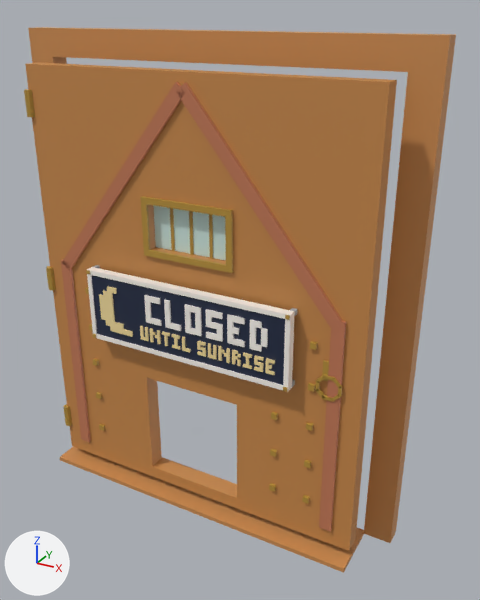
A saved change to the FBX model assets/cat-cafe/exports/CatCafe_Door_ArchGate_Back.fbx.
Both versions are drawn from a 50 mm camera at (0.0539, -0.0828, 0.0825) aimed at (0.0059, 0.0045, 0.0389). The axes (+X, +Y, +Z) are drawn at lower left. The lights are the same throughout. The first picture is the older version. Where no turn or scale is listed for an object, it has been applied to the vertices.

In view in the first picture: 'CatCafe_Door_ArchGate_Back', 'CatCafe_Door_ArchGate_Back_Leaf', 'CatCafe_Door_ArchGate_Back_Leaf_Glass', 'CatCafe_Door_ArchGate_Back_Sign', 'CatCafe_Door_ArchGate_Back_Sign_Bulb'.
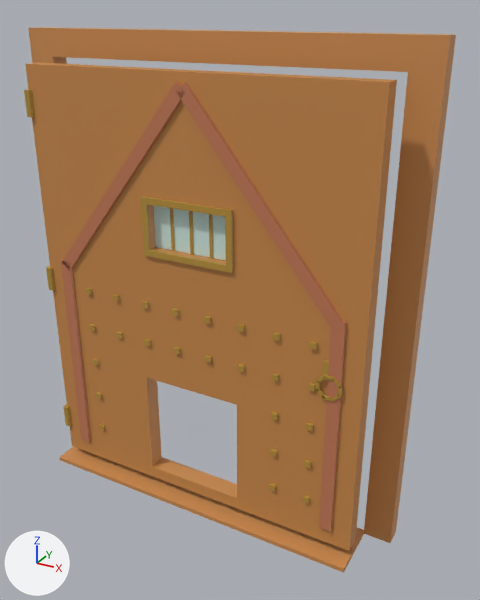
Boxes (x1, y1, x2, y2) around the edits, measured in the pictures (480 x 600 px):
'CatCafe_Door_ArchGate_Back_Sign', deleted
    before: (86, 265, 297, 392)
'CatCafe_Door_ArchGate_Back_Sign_Bulb', deleted
    before: (99, 286, 275, 375)

What changed in the scene script:
```text
Remove ob_catcafe_door_archgate_back_sign_bulb:
    ob_catcafe_door_archgate_back_sign_bulb = bpy.data.objects.new('CatCafe_Door_ArchGate_Back_Sign_Bulb', me_catcafe_door_archgate_back_sign_bulb)
    ob_catcafe_door_archgate_back_sign_bulb.location = (-0.0288, -0.0022, 0.0)
Remove ob_catcafe_door_archgate_back_sign:
    ob_catcafe_door_archgate_back_sign = bpy.data.objects.new('CatCafe_Door_ArchGate_Back_Sign', me_catcafe_door_archgate_back_sign)
    ob_catcafe_door_archgate_back_sign.location = (-0.0288, -0.0022, 0.0)
```
